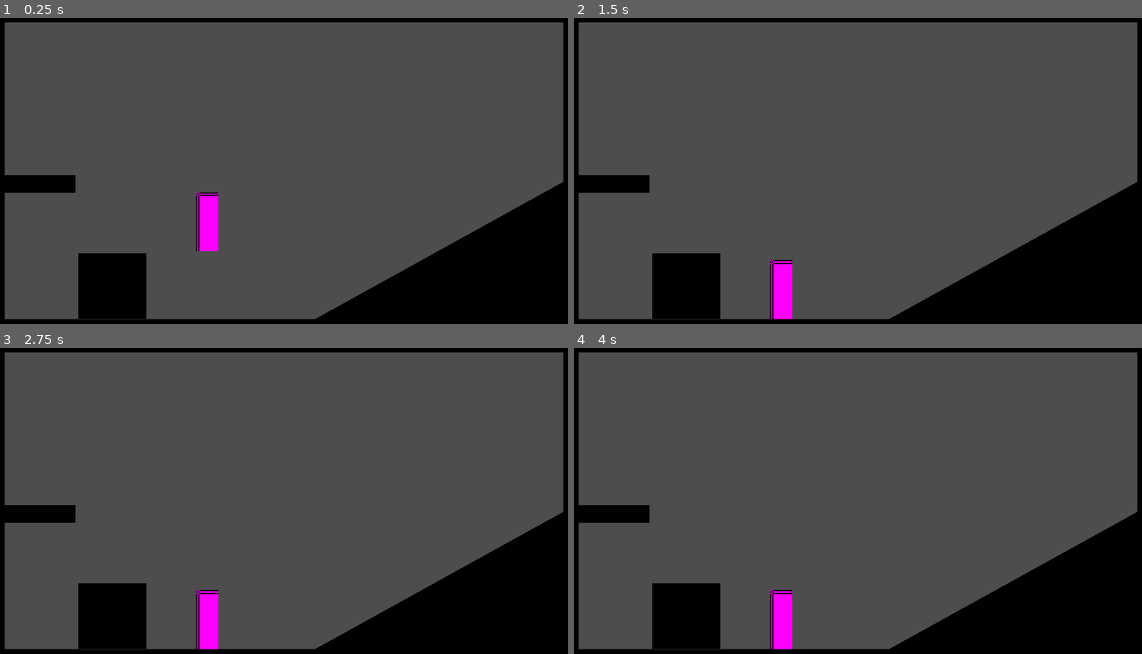
Above: before the commit, frames 1-4 (two rows, left to right).
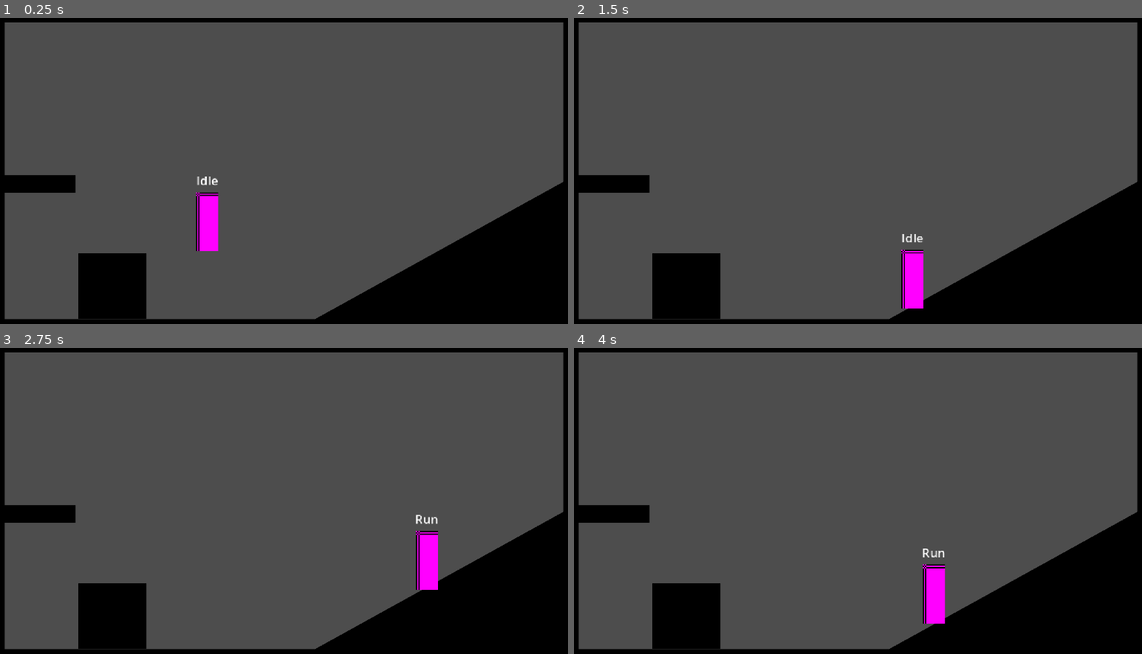
Above: after the commit, the same moments.

Repository: ka1tist/11
Game: Godot game, scene res://playground.tscn
Two runs of this game, one before a commit and one after it. Both use one fixed random seed, a clock stepped at 60 frames per second and the inputs below.
Inputs:
- Up to frame 1 (0.25 s): no input
- Up to frame 2 (1.5 s): hold D (right) 0.53-1.28 s; hold S (down) from 1.28 s (still down)
- Up to frame 3 (2.75 s): tap Enter at 2 s; release S (down) at 2.03 s; hold D (right) from 2.03 s (still down)
- Up to frame 4 (4 s): release D (right) at 2.78 s; hold W (up) 2.78-3.53 s; tap Space at 3.5 s; hold A (left) from 3.53 s (still down)

The runs differ from the first frame. In frame 1, less than 0.1% of the frame differs, in the area x 34-39%, y 51-55%; in frame 2, 1.6%; in frame 3, 1.6%; in frame 4, 1.6%, in the area x 34-66%, y 65-99%.

Commit message:
添加新功能

Diff:
--- a/player/player.tscn
+++ b/player/player.tscn
@@ -13,6 +13,16 @@
 [node name="Player" type="CharacterBody2D" unique_id=365008897]
 script = ExtResource("1_oul6g")
 
+[node name="States" type="Node" parent="." unique_id=35607546]
+
+[node name="Idle" type="Node" parent="States" unique_id=488010266]
+unique_name_in_owner = true
+script = ExtResource("2_g1dw6")
+
+[node name="Run" type="Node" parent="States" unique_id=1731467100]
+unique_name_in_owner = true
+script = ExtResource("3_yw30f")
+
 [node name="Sprite2D" type="Sprite2D" parent="." unique_id=188275147]
 texture = SubResource("PlaceholderTexture2D_7h0lg")
 offset = Vector2(0, -24)
@@ -22,10 +32,11 @@
 shape = SubResource("RectangleShape2D_7h0lg")
 debug_color = Color(0, 0.8653951, 0.89821786, 0.41960785)
 
-[node name="States" type="Node" parent="." unique_id=35607546]
-
-[node name="Idle" type="Node" parent="States" unique_id=488010266]
-script = ExtResource("2_g1dw6")
-
-[node name="Run" type="Node" parent="States" unique_id=1731467100]
-script = ExtResource("3_yw30f")
+[node name="Label" type="Label" parent="." unique_id=1564163269]
+offset_left = -20.0
+offset_top = -65.0
+offset_right = 20.0
+offset_bottom = -50.0
+theme_override_font_sizes/font_size = 10
+text = "label"
+horizontal_alignment = 1
--- a/player/scripts/player.gd
+++ b/player/scripts/player.gd
@@ -1,4 +1,9 @@
 class_name Player extends CharacterBody2D
+
+
+#region /// export variables
+@export var move_speed : float = 150
+#endregion
 
 #region /// state references
 var states:Array[PlayerState]
@@ -62,6 +67,7 @@
 	#设置第一个状态
 	change_state( current_state )
 	current_state.enter()
+	$Label.text = current_state.name
 	pass
 
 
@@ -79,6 +85,7 @@
 	states.push_front( new_state )
 	current_state.enter()
 	states.resize( 3 )
+	$Label.text = current_state.name
 	pass
 
 
@@ -86,5 +93,7 @@
 
 func update_direction() -> void:
 	#var prev_direction : Vector2 = direction
-	direction = Input.get_vector("left","right","up","down")
+	var x_axis = Input.get_axis("left","right")
+	var y_axis = Input.get_axis("up","down")
+	direction = Vector2(x_axis,y_axis)
 	pass
--- a/player/states/00_player_state.gd
+++ b/player/states/00_player_state.gd
@@ -5,7 +5,8 @@
 var next_state : PlayerState
 
 #region /// state references
-# reference for all other states
+@onready var run: PlayerStateRun = %Run
+@onready var idle: PlayerStateIdle = %Idle
 #endregion
 
 
--- a/player/states/idle.gd
+++ b/player/states/idle.gd
@@ -7,6 +7,7 @@
 
 #当我们进入这个状态时会发生什么
 func enter() -> void:
+	#动画
 	pass
 
 #当我们退出这个状态会发生什么
@@ -15,15 +16,18 @@
 
 #按下输入会发生什么
 func handle_input( _event : InputEvent ) -> PlayerState:
+	#处理输入
 	return next_state
 
 
 #在这个状态下，每个过程tick会发生什么
 func process(_delta: float) -> PlayerState:
-
+	if player.direction.x != 0:
+		return run
 	return next_state
 
 
 #在这个状态下，每个物理过程tick会发生什么
 func physics_process(_delta: float) -> PlayerState:
+	player.velocity.x = 0
 	return next_state
--- /dev/null
+++ b/player/states/jump.gd
@@ -0,0 +1,31 @@
+class_name PlayerStateJump extends PlayerState
+
+#状态初始化时做什么
+func init() -> void:
+	pass
+
+#当我们进入这个状态时会发生什么
+func enter() -> void:
+	#动画
+	pass
+
+#当我们退出这个状态会发生什么
+func exit() -> void:
+	pass
+
+#按下输入会发生什么
+func handle_input( _event : InputEvent ) -> PlayerState:
+	#处理输入
+	return next_state
+
+
+#在这个状态下，每个过程tick会发生什么
+func process(_delta: float) -> PlayerState:
+
+	return next_state
+
+
+#在这个状态下，每个物理过程tick会发生什么
+func physics_process(_delta: float) -> PlayerState:
+
+	return next_state
--- a/player/states/run.gd
+++ b/player/states/run.gd
@@ -6,6 +6,7 @@
 
 #当我们进入这个状态时会发生什么
 func enter() -> void:
+	#动画
 	pass
 
 #当我们退出这个状态会发生什么
@@ -14,15 +15,18 @@
 
 #按下输入会发生什么
 func handle_input( _event : InputEvent ) -> PlayerState:
+	#处理输入
 	return next_state
 
 
 #在这个状态下，每个过程tick会发生什么
 func process(_delta: float) -> PlayerState:
-
+	if player.direction.x == 0:
+		return idle
 	return next_state
 
 
 #在这个状态下，每个物理过程tick会发生什么
 func physics_process(_delta: float) -> PlayerState:
+	player.velocity.x = player.direction.x * player.move_speed
 	return next_state
Not shown, added: player/states/jump.gd.uid
